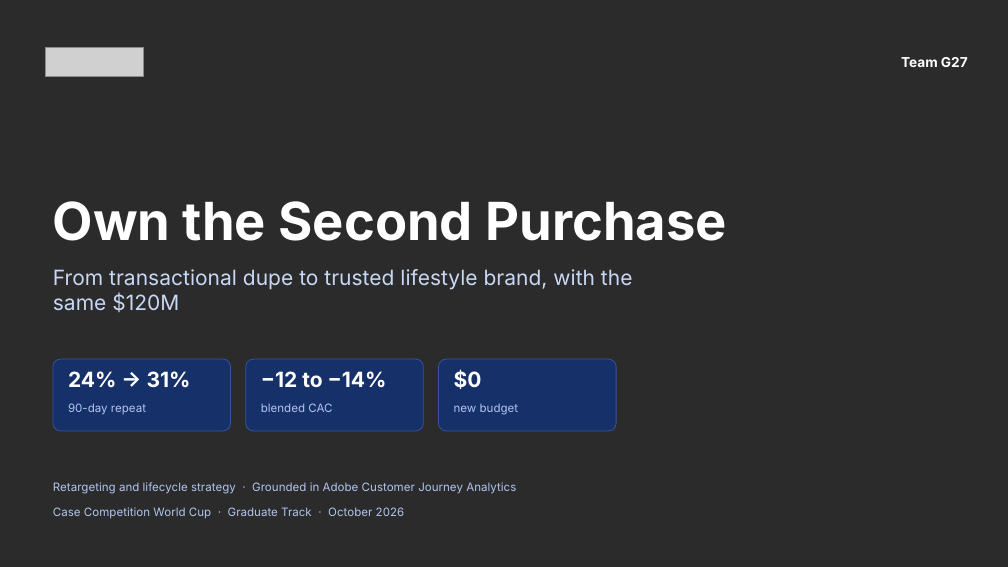
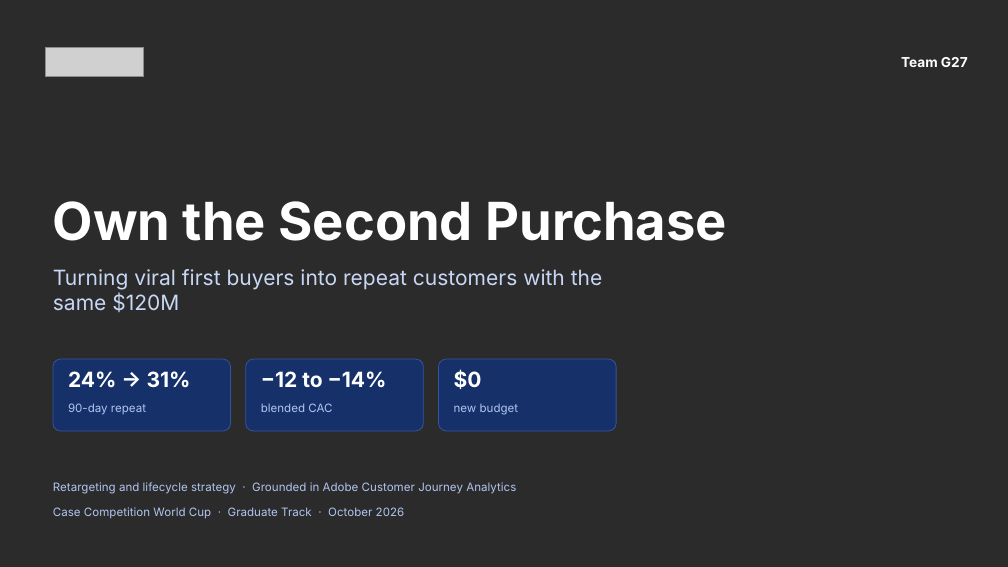
Before and after one commit to ANNYM25/Quince, a slide deck: slide 1 of deck/Team G27.pptx. Drawn at 1008x567 pixels with LibreOffice and Linux fonts; fonts in the diff are those of the drawing; grey boxes stand for pictures; background and template pictures are left out; a plain dark background stands for a picture behind light text. Boxes give left, top, right and bottom in pixels: in the first picture for what was removed or moved away, otherwise in the second. Text is boxed around its words. In the diff, an @@ line names an element or a change of style, - is before the commit and + after.

```diff
--- a/deck/Team G27.pptx
+++ b/deck/Team G27.pptx
@@ text at [53,269,603,312]: text changed @@
-From transactional dupe to trusted lifestyle brand, with the same $120M
+Turning viral first buyers into repeat customers with the same $120M
```
Also in this commit, not shown: 4 other slides changed, 24 slides added, 9 slides removed, 4 other files.
